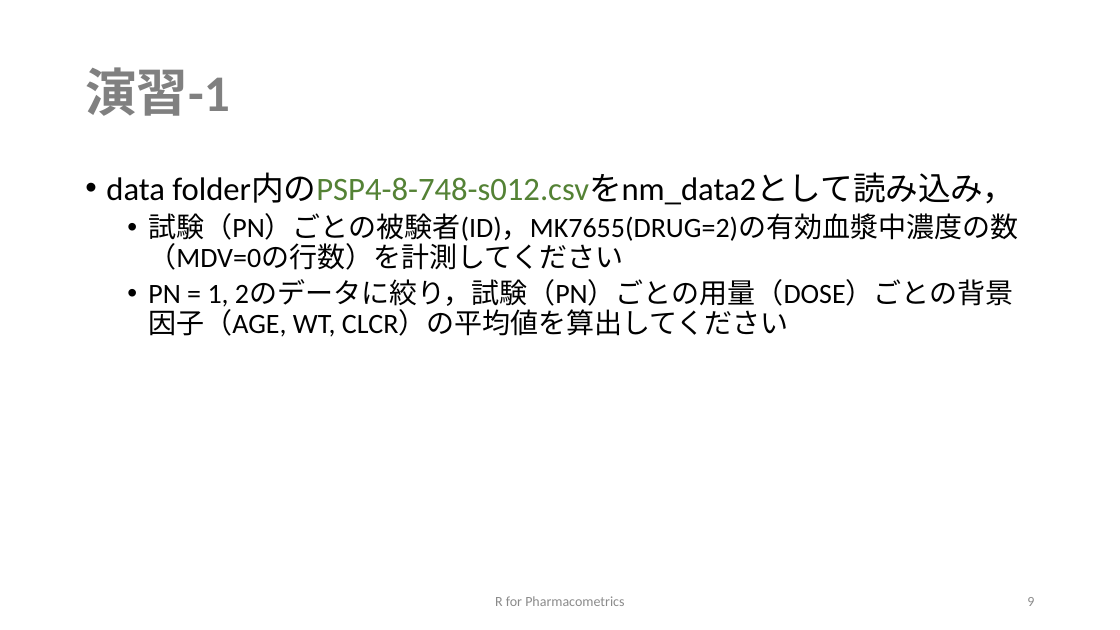
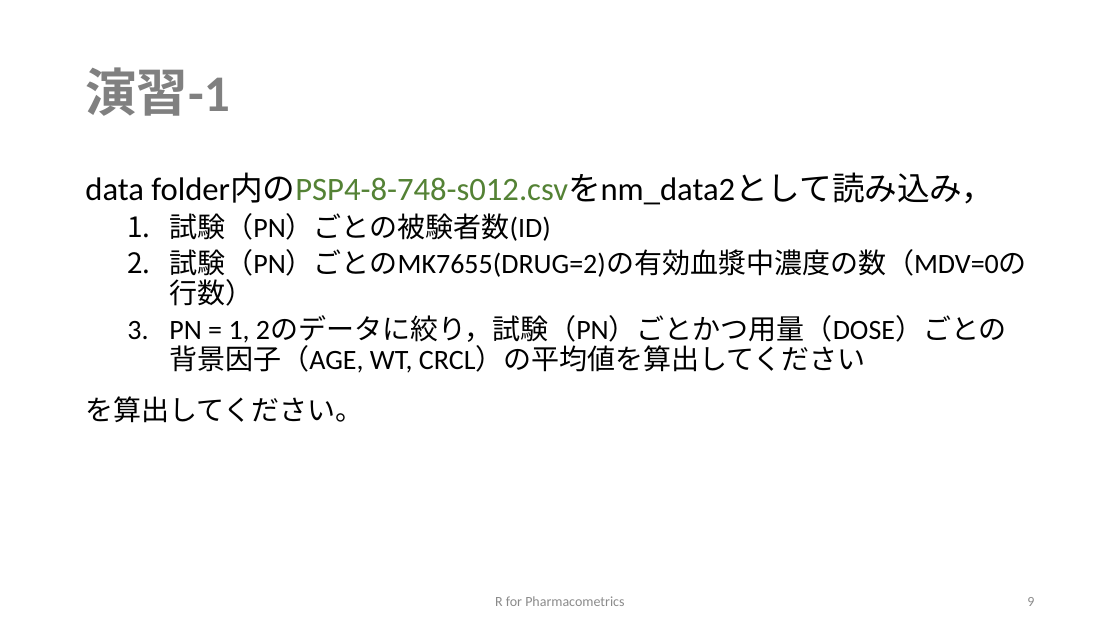
Before and after one commit to MasatoFukae/R-for-PMx, a slide deck: slide 9 of sample/1_data_handling.pptx. Drawn at 1120x630 pixels with LibreOffice and Linux fonts; fonts in the diff are those of the drawing. Boxes give left, top, right and bottom in pixels: in the first picture for what was removed or moved away, otherwise in the second. Text is boxed around its words. In the diff, an @@ line names an element or a change of style, - is before the commit and + after.

```diff
--- a/sample/1_data_handling.pptx
+++ b/sample/1_data_handling.pptx
@@ text at (85, 173, 994, 205): bullet • to none @@
@@ text at (85, 213, 1027, 423): text changed @@
-  • 試験（PN）ごとの被験者(ID)，MK7655(DRUG=2)の有効血漿中濃度の数（MDV=0の行数）を計測してください
-  • PN = 1, 2のデータに絞り，試験（PN）ごとの用量（DOSE）ごとの背景因子（AGE, WT, CLCR）の平均値を算出してください
+  1. 試験（PN）ごとの被験者数(ID)
+  2. 試験（PN）ごとのMK7655(DRUG=2)の有効血漿中濃度の数（MDV=0の行数）
+  3. PN = 1, 2のデータに絞り，試験（PN）ごとかつ用量（DOSE）ごとの背景因子（AGE, WT, CRCL）の平均値を算出してください
+  を算出してください。
```
Also in this commit, not shown: 7 other slides changed, 2 slides added, 2 other files.
